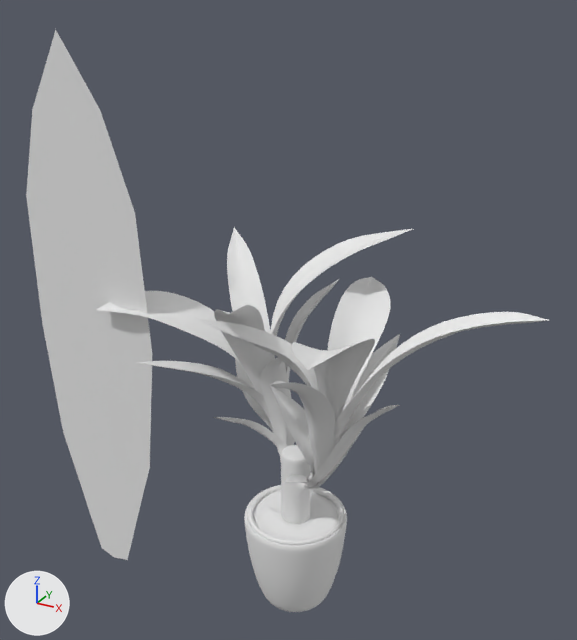
The OBJ model assets/plant.obj as it was, and as the next commit left it.
Both versions are drawn from a 50 mm camera at (5.14, -9.59, 9.93) aimed at (-0.18, 0.08, 5.1). Arrows for +X, +Y and +Z are at lower left; the lights stay in place. Where no turn or scale is listed for an object, it has been applied to the vertices.

Script lines for the objects in view, before the commit:
```python
me_indoor_plant_02 = bpy.data.meshes.new('indoor_plant_02')
me_indoor_plant_02.from_pydata(...)  # 23041 vertices, 22912 faces; spans x -3.29..3.54, y -2.92..1.93, z -0.01..6.21
# faces by material slot: [1936, 4736, 5632, 4112, 4064, 2432]
me_indoor_plant_02.materials.append(mat_idp_root)  # white #e7e7e7
me_indoor_plant_02.materials.append(mat_idp_root_indoor_plant_2_nor_jpg)  # its picture is missing
me_indoor_plant_02.materials.append(mat_idp_ground)  # white #e7e7e7
me_indoor_plant_02.materials.append(mat_idp_leaves)  # white #e7e7e7
me_indoor_plant_02.materials.append(mat_idp_leaves_indoor_plant_2_nor_jpg)  # its picture is missing
me_indoor_plant_02.materials.append(mat_idp_pot)  # white #e7e7e7
me_plane_plane_001 = bpy.data.meshes.new('Plane_Plane.001')
me_plane_plane_001.from_pydata(...)  # 15 vertices, 8 faces; spans x -4.73..-2.35, y -0.51, z -0.35..9.14
me_plane_plane_001.materials.append(mat_material_006)  # white #e7e7e7
ob_indoor_plant_02 = bpy.data.objects.new('indoor_plant_02', me_indoor_plant_02)
ob_indoor_plant_02.location = (0.0, 0.0, 0.0)
ob_plane_plane_001 = bpy.data.objects.new('Plane_Plane.001', me_plane_plane_001)
ob_plane_plane_001.location = (0.0, 0.0, 0.0)
```
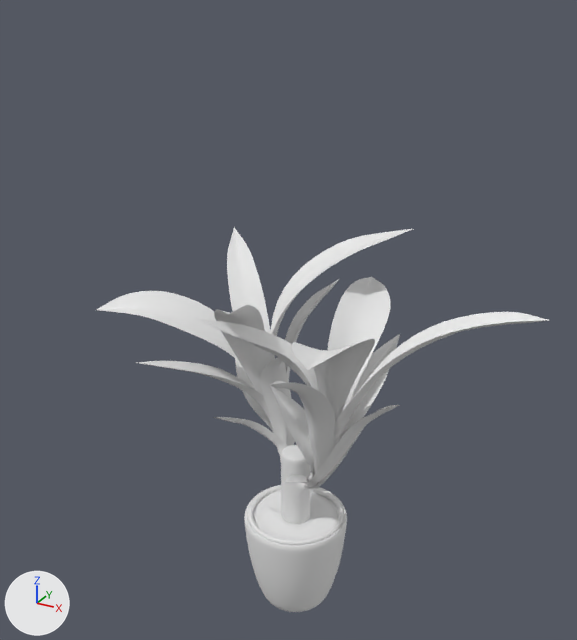
Boxes (x1, y1, x2, y2) around the edits, measured in the pictures (577 x 640 px):
'Plane_Plane.001', deleted
    before: (26, 30, 152, 560)

What the commit changed:
Object 'Plane_Plane.001' (ob_plane_plane_001) is deleted.
